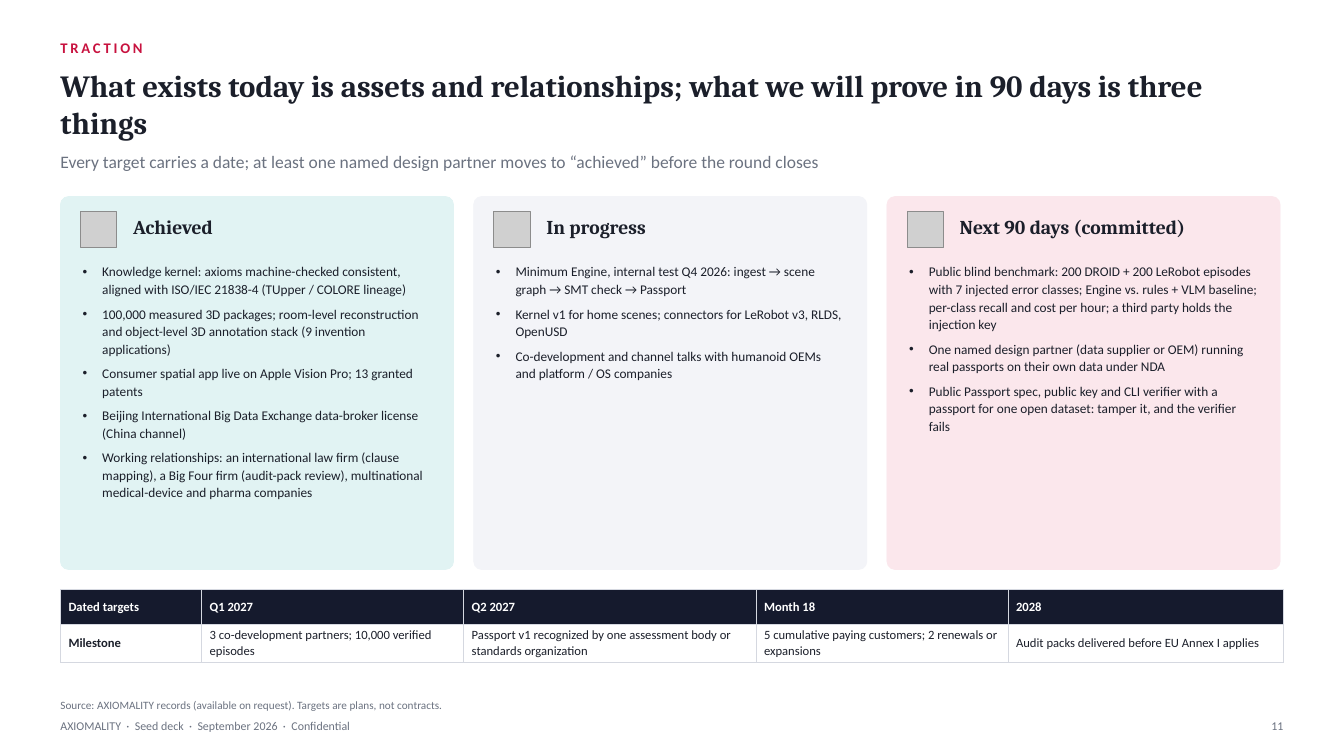
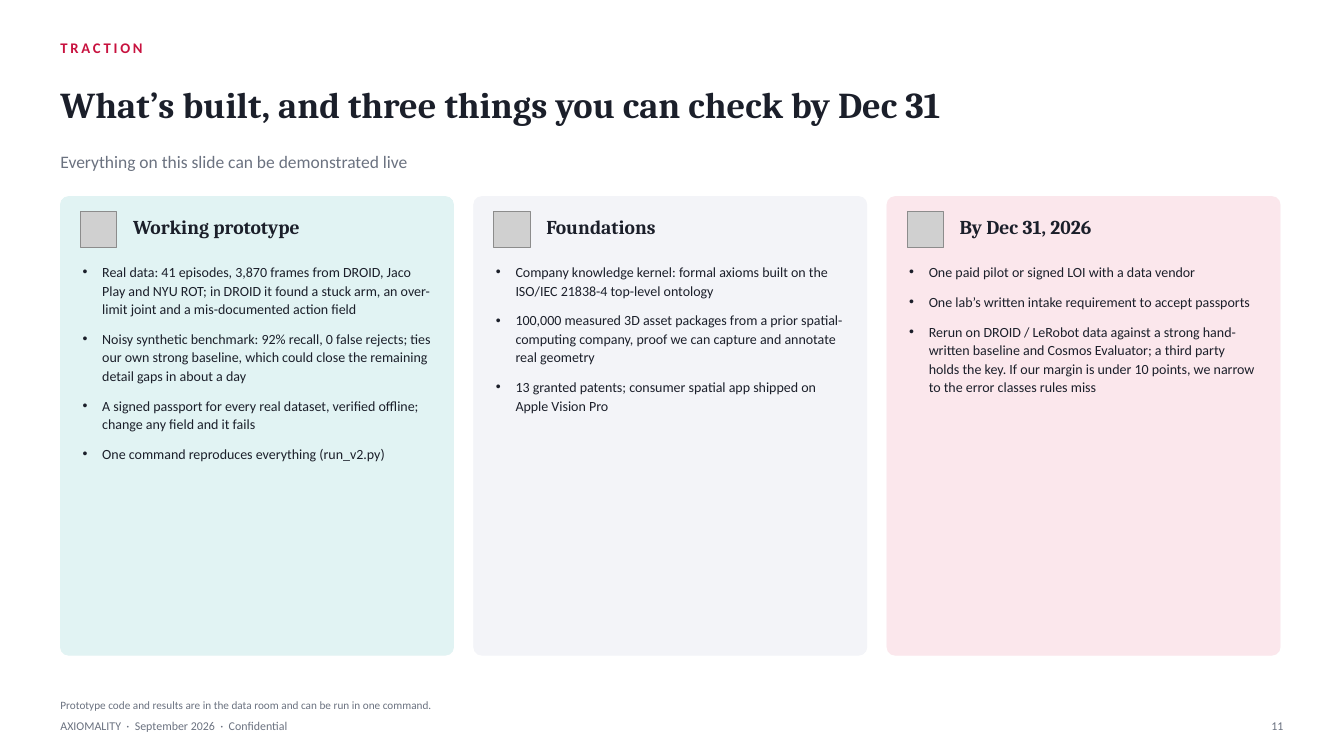
Before and after one commit to yvonneru/ipython, a slide deck: slide 11 of axiomality/decks/AXIOMALITY_Seed_Deck_YC_a16z.pptx. Drawn at 1344x756 pixels with LibreOffice and Linux fonts; fonts in the diff are those of the drawing; grey boxes stand for pictures. Boxes give left, top, right and bottom in pixels: in the first picture for what was removed or moved away, otherwise in the second. Text is boxed around its words. In the diff, an @@ line names an element or a change of style, - is before the commit and + after.

```diff
--- a/axiomality/decks/AXIOMALITY_Seed_Deck_YC_a16z.pptx
+++ b/axiomality/decks/AXIOMALITY_Seed_Deck_YC_a16z.pptx
@@ text at <box>60,92,940,126</box>: text changed; size 22 to 26 pt @@
-What exists today is assets and relationships; what we will prove in 90 days is three things
+What’s built, and three things you can check by Dec 31
@@ text at <box>60,156,407,171</box>: text changed @@
-Every target carries a date; at least one named design partner moves to “achieved” before the round closes
+Everything on this slide can be demonstrated live
@@ rounded rectangle: place and size @@
-rounded rectangle at <box>60,197,454,570</box>
+rounded rectangle at <box>60,197,454,655</box>
@@ rounded rectangle: place and size @@
-rounded rectangle at <box>474,197,867,570</box>
+rounded rectangle at <box>474,197,867,655</box>
@@ proportions changed in 3 elements at <box>60,197,454,655</box>, <box>474,197,867,655</box>, <box>887,197,1280,655</box> @@
@@ rounded rectangle: place and size @@
-rounded rectangle at <box>887,197,1280,570</box>
+rounded rectangle at <box>887,197,1280,655</box>
@@ text at <box>133,220,299,239</box>: text changed @@
-Achieved
+Working prototype
@@ text at <box>546,220,655,234</box>: text changed @@
-In progress
+Foundations
@@ text at <box>960,220,1091,239</box>: text changed @@
-Next 90 days (committed)
+By Dec 31, 2026
@@ text at <box>102,267,430,462</box>: text changed; size 9.5 to 10 pt @@
-• Knowledge kernel: axioms machine-checked consistent, aligned with ISO/IEC 21838-4 (TUpper / COLORE lineage)
-• 100,000 measured 3D packages; room-level reconstruction and object-level 3D annotation stack (9 invention applications)
-• Consumer spatial app live on Apple Vision Pro; 13 granted patents
-• Beijing International Big Data Exchange data-broker license (China channel)
-• Working relationships: an international law firm (clause mapping), a Big Four firm (audit-pack review), multinational medical-device and pharma companies
+• Real data: 41 episodes, 3,870 frames from DROID, Jaco Play and NYU ROT; in DROID it found a stuck arm, an over-limit joint and a mis-documented action field
+• Noisy synthetic benchmark: 92% recall, 0 false rejects; ties our own strong baseline, which could close the remaining detail gaps in about a day
+• A signed passport for every real dataset, verified offline; change any field and it fails
+• One command reproduces everything (run_v2.py)
@@ text at <box>516,267,842,414</box>: text changed; size 9.5 to 10 pt @@
-• Minimum Engine, internal test Q4 2026: ingest → scene graph → SMT check → Passport
-• Kernel v1 for home scenes; connectors for LeRobot v3, RLDS, OpenUSD
-• Co-development and channel talks with humanoid OEMs and platform / OS companies
+• Company knowledge kernel: formal axioms built on the ISO/IEC 21838-4 top-level ontology
+• 100,000 measured 3D asset packages from a prior spatial-computing company, proof we can capture and annotate real geometry
+• 13 granted patents; consumer spatial app shipped on Apple Vision Pro
@@ text at <box>929,267,1255,392</box>: text changed; size 9.5 to 10 pt @@
-• Public blind benchmark: 200 DROID + 200 LeRobot episodes with 7 injected error classes; Engine vs. rules + VLM baseline; per-class recall and cost per hour; a third party holds the injection key
-• One named design partner (data supplier or OEM) running real passports on their own data under NDA
-• Public Passport spec, public key and CLI verifier with a passport for one open dataset: tamper it, and the verifier fails
+• One paid pilot or signed LOI with a data vendor
+• One lab’s written intake requirement to accept passports
+• Rerun on DROID / LeRobot data against a strong hand-written baseline and Cosmos Evaluator; a third party holds the key. If our margin is under 10 points, we narrow to the error classes rules miss
@@ table removed at <box>60,590,1284,691</box>, 2 rows, 5 columns @@
-Dated targets | Q1 2027 | Q2 2027 | Month 18 | 2028
-Milestone | 3 co-development partners; 10,000 verified episodes | Passport v1 recognized by one assessment body or standards organization | 5 cumulative paying customers; 2 renewals or expansions | Audit packs delivered before EU Annex I applies
@@ text at <box>60,701,432,711</box>: text changed @@
-Source: AXIOMALITY records (available on request). Targets are plans, not contracts.
+Prototype code and results are in the data room and can be run in one command.
@@ text at <box>60,722,288,732</box>: text changed @@
-AXIOMALITY · Seed deck · September 2026 · Confidential
+AXIOMALITY · September 2026 · Confidential
```
Also in this commit, not shown: 3 other slides changed, 9 slides added, 9 slides removed, 16 other files.
